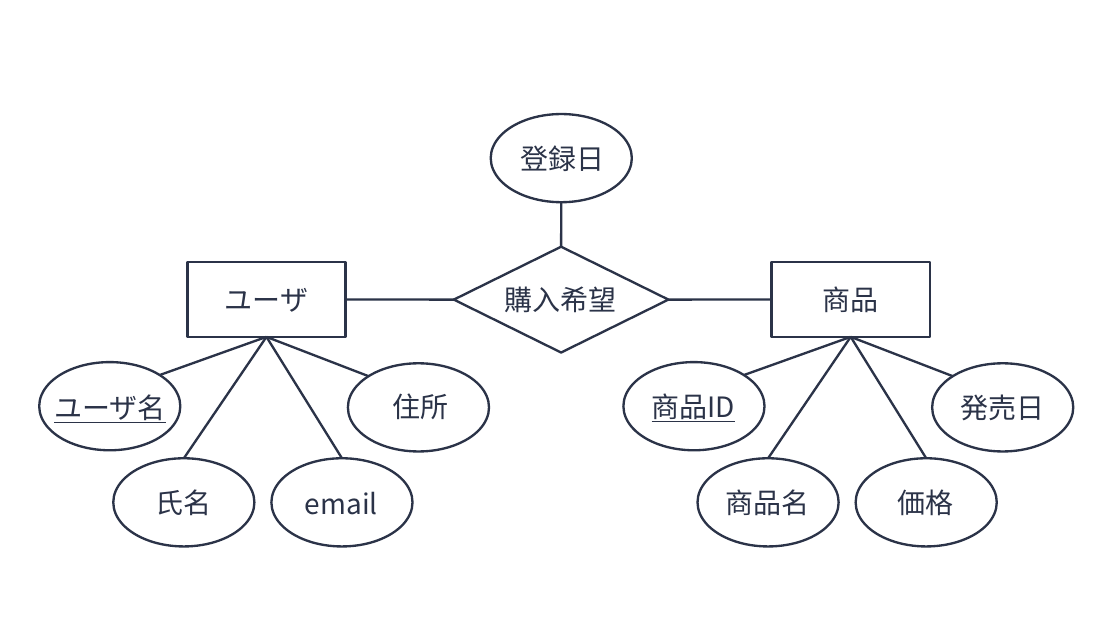
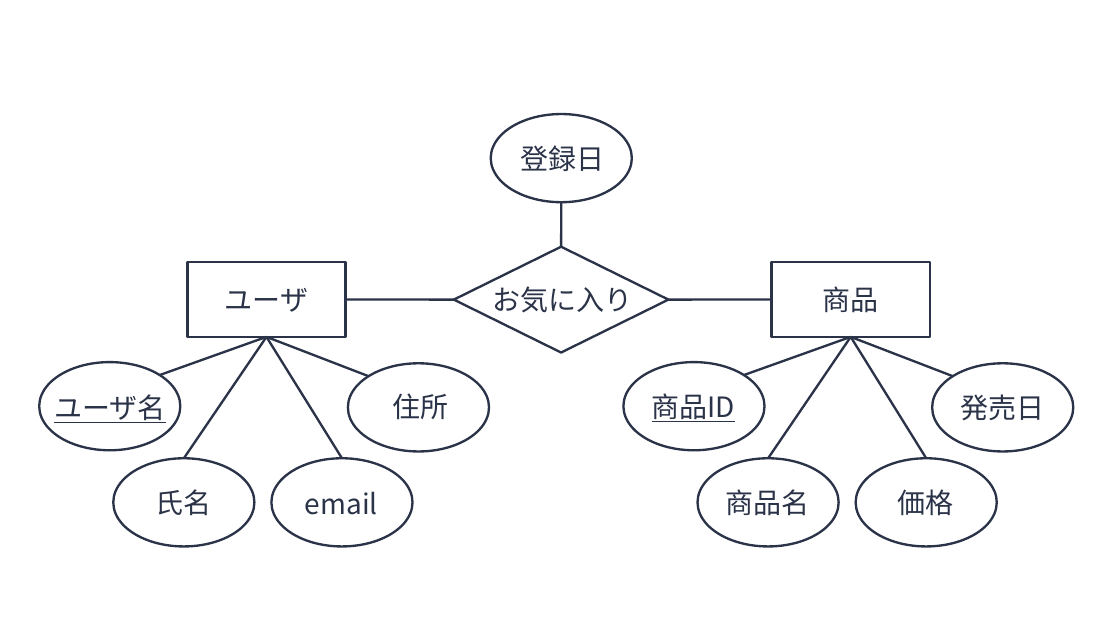
Before and after one commit to trycycle/database-textbook-draft, a slide deck: slide 18 of figure/__material/ppt/図表集-2026.pptx. Drawn at 1120x630 pixels with LibreOffice and Linux fonts; fonts in the diff are those of the drawing. Boxes give left, top, right and bottom in pixels: in the first picture for what was removed or moved away, otherwise in the second. Text is boxed around its words. In the diff, an @@ line names an element or a change of style, - is before the commit and + after.

```diff
--- a/figure/__material/ppt/図表集-2026.pptx
+++ b/figure/__material/ppt/図表集-2026.pptx
@@ text at [493,282,633,318]: text changed @@
-購入希望
+お気に入り
```
Also in this commit, not shown: 12 other slides changed, 5 slides added, 30 other files.
